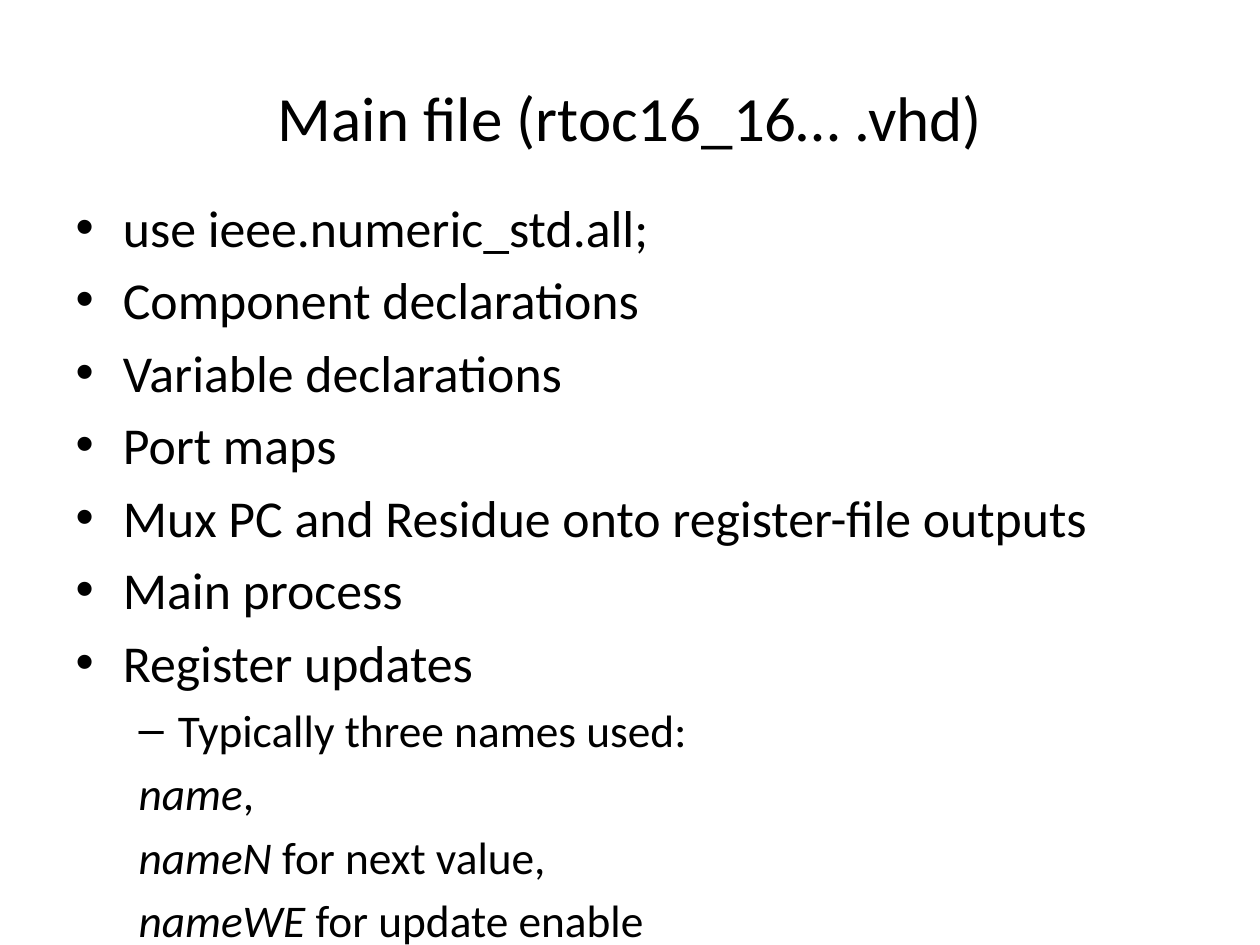
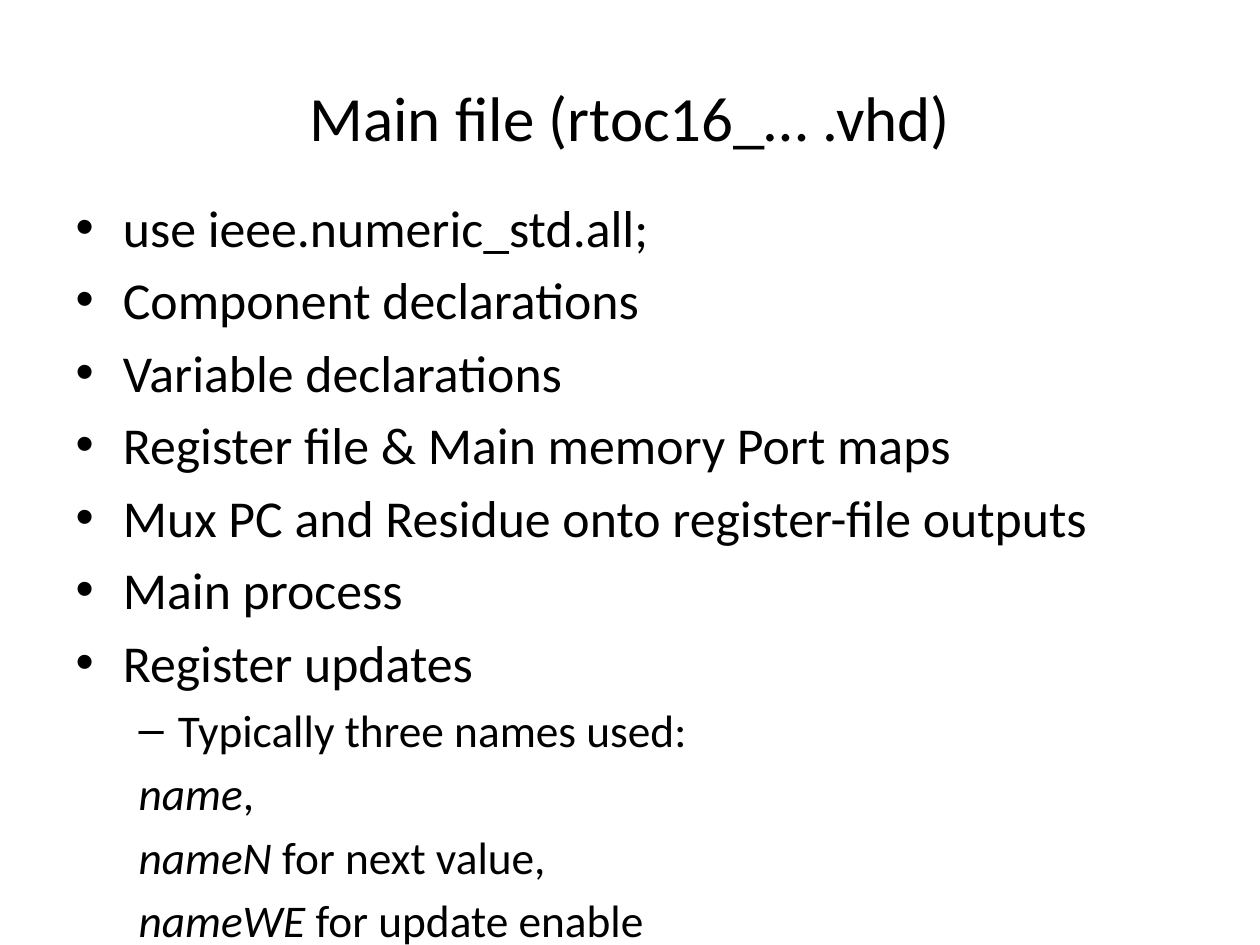
Before and after one commit to jimbrake/TROC16_16, a slide deck: slide 24 of DIY_soft-core_uP.pptx (slide 23 before the commit). Drawn at 1260x945 pixels with LibreOffice and Linux fonts; fonts in the diff are those of the drawing. Boxes give left, top, right and bottom in pixels: in the first picture for what was removed or moved away, otherwise in the second. Text is boxed around its words. In the diff, an @@ line names an element or a change of style, - is before the commit and + after.

```diff
--- a/DIY_soft-core_uP.pptx
+++ b/DIY_soft-core_uP.pptx
@@ title at box(310, 95, 950, 150): text changed @@
-Main file (rtoc16_16… .vhd)
+Main file (rtoc16_… .vhd)
@@ text at box(123, 428, 950, 473): text changed @@
-• Port maps
+• Register file & Main memory Port maps
```
Also in this commit, not shown: 12 other slides changed, 1 slide added.
